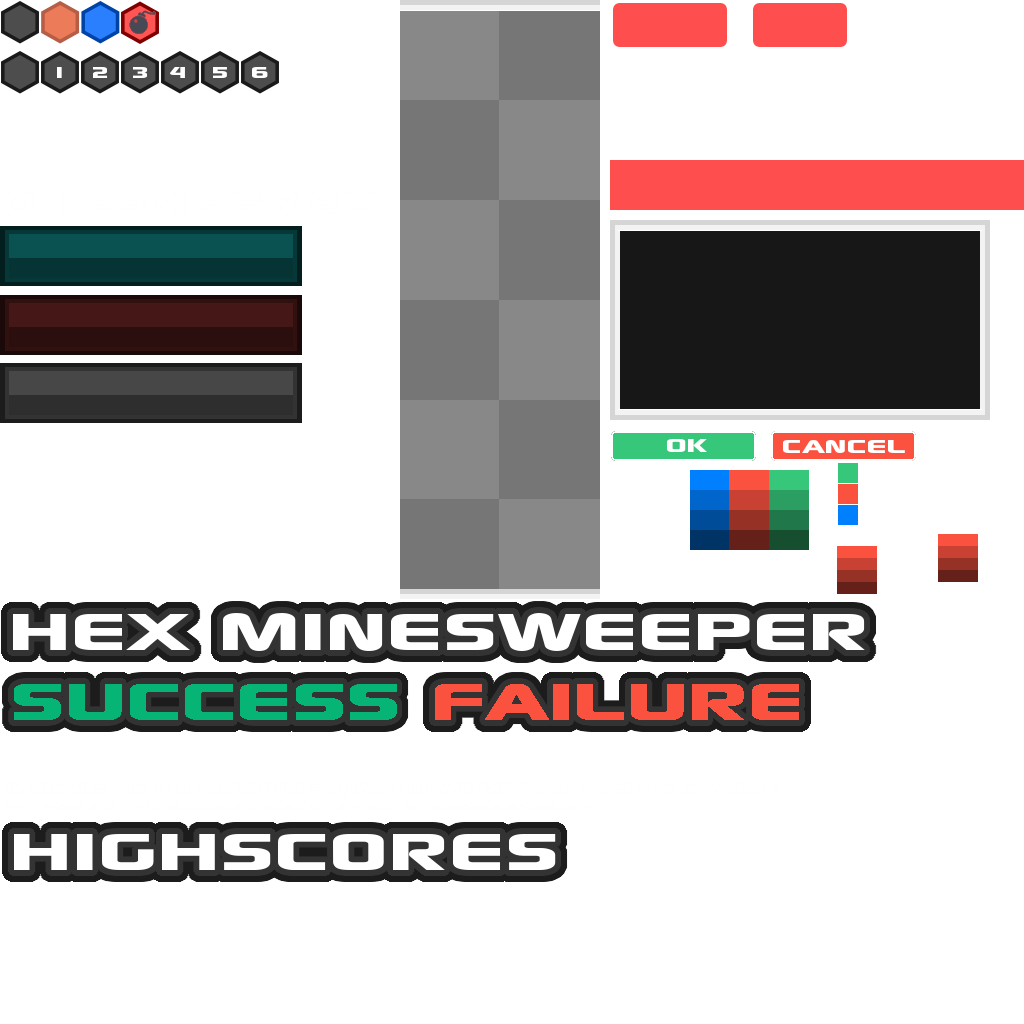
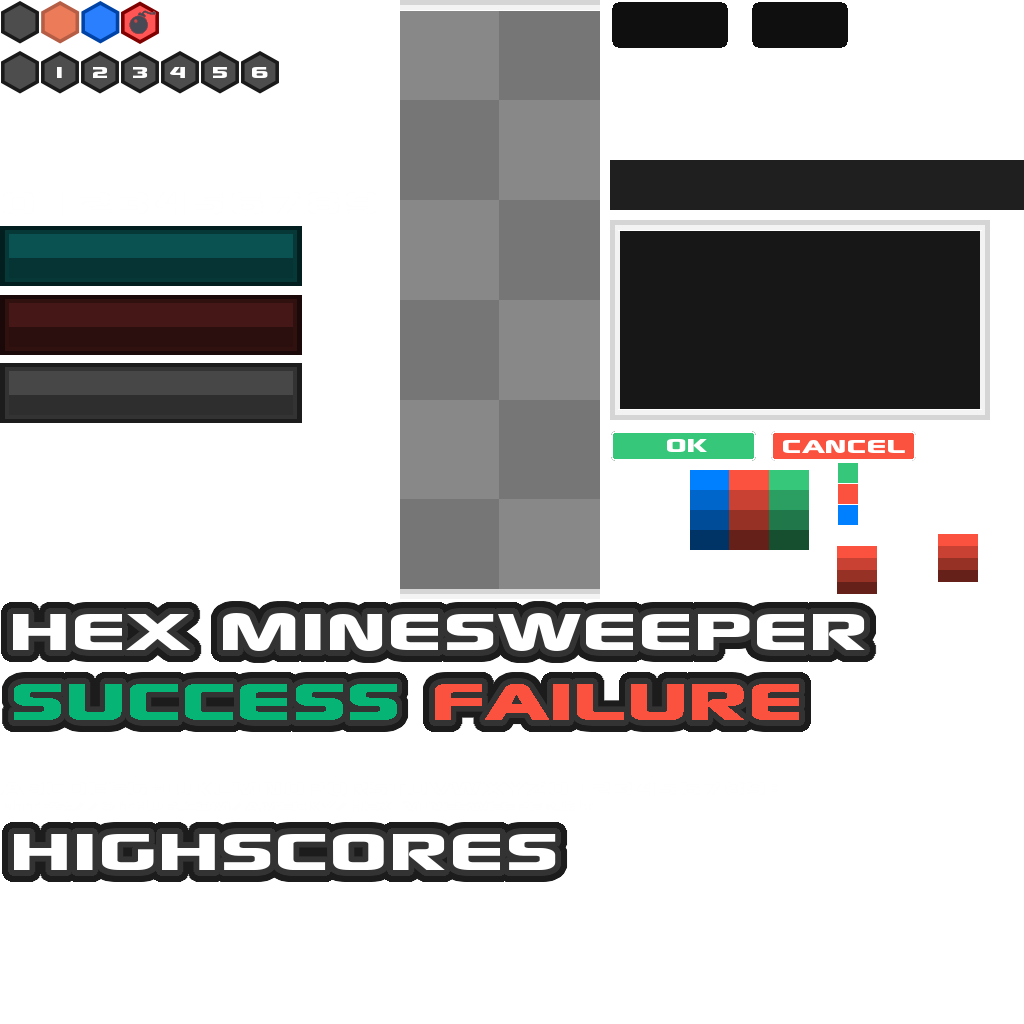
Layers edited between the first and the second 1024 × 1024 image:
painted on "Ebene #3" over [610, 2, 1024, 210]
